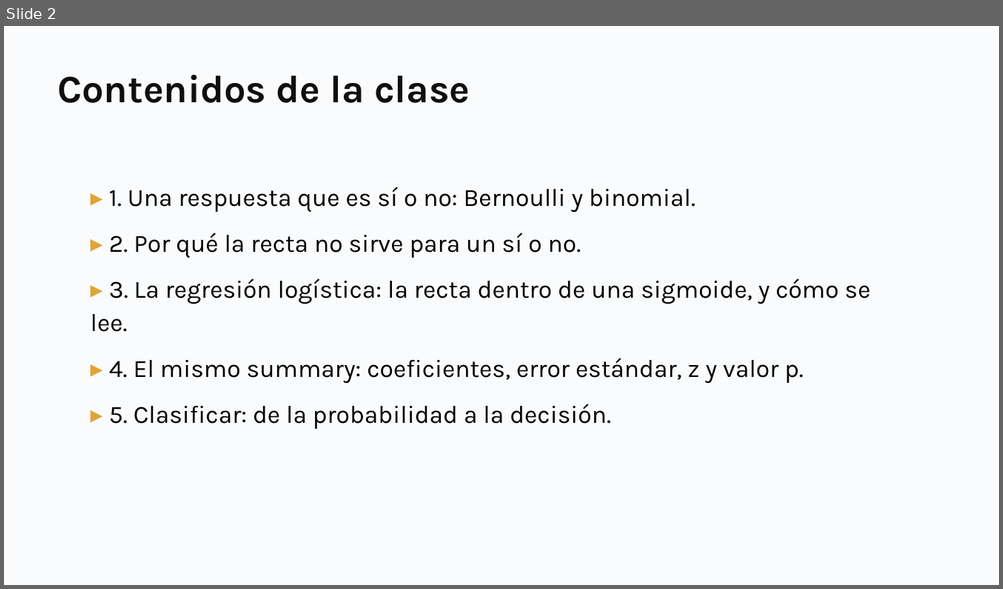
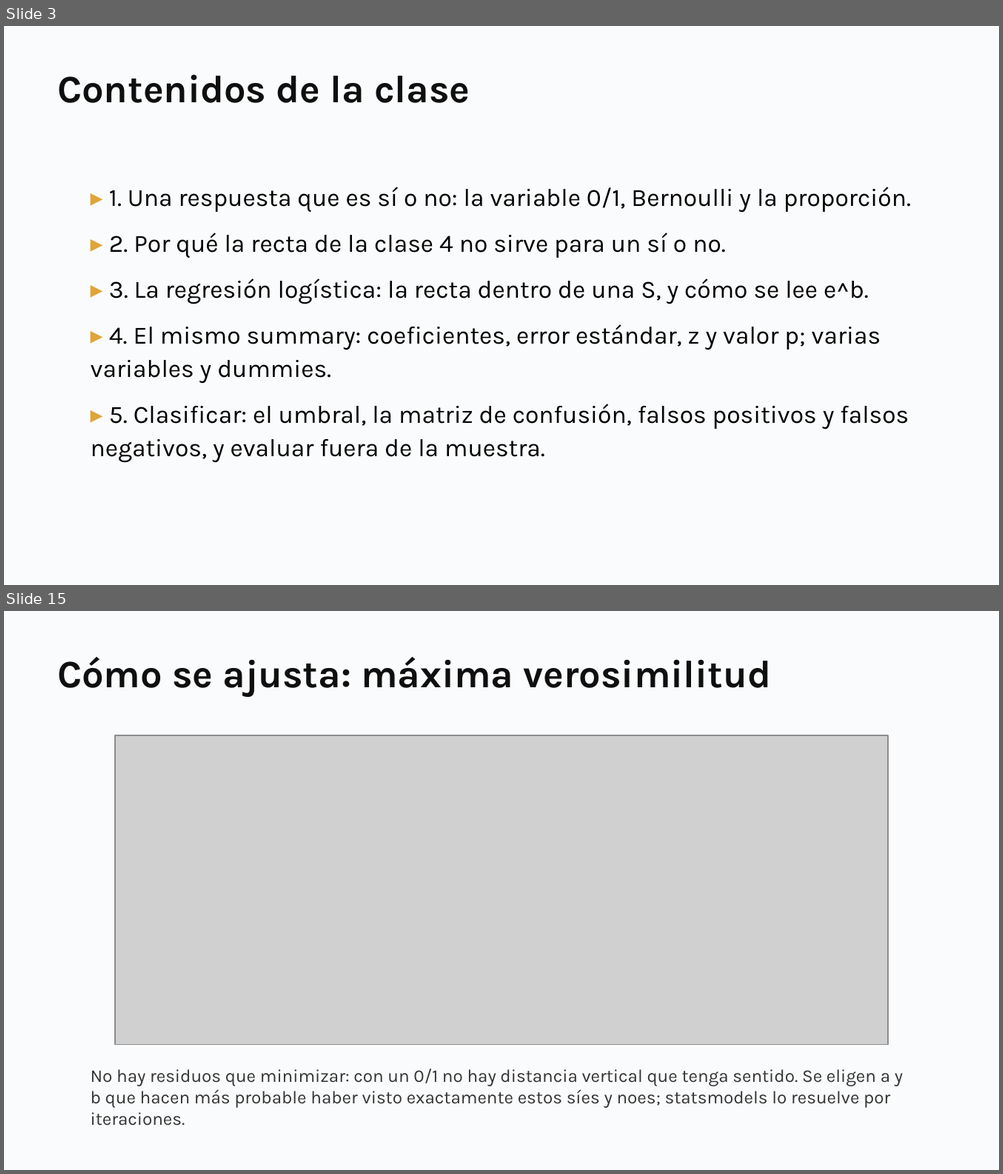
Before and after one commit to daniopitz/diplomado-cdd, a slide deck: presentaciones/clase06_regresion_logistica.pptx. Shown one above the other, each under a label of ours: slide 2 before the commit, slides 3 and 15 after it; the slides between them are not shown. The pictures are 1003x589 and 1003x1174 pixels, drawn with LibreOffice and Linux fonts; fonts in the diff are those of the drawing; grey boxes stand for pictures. Boxes give left, top, right and bottom in pixels: in the first picture for what was removed or moved away, otherwise in the second. Text is boxed around its words. In the diff, an @@ line names an element or a change of style, - is before the commit and + after.

```diff
--- a/presentaciones/clase06_regresion_logistica.pptx
+++ b/presentaciones/clase06_regresion_logistica.pptx
@@ slide 15 added at (4, 611, 999, 1170), background #FFFFFF @@
@@ rectangle added at (4, 611, 999, 1170), fill #FAFBFC @@
@@ text added at (57, 657, 771, 696), 28 pt, text #0F0F0F, bold @@
+Cómo se ajusta: máxima verosimilitud
@@ picture added at (116, 735, 888, 1045) @@
@@ text added at (91, 1068, 902, 1125), 13 pt, text #333333 @@
+No hay residuos que minimizar: con un 0/1 no hay distancia vertical que tenga sentido. Se eligen a y b que hacen más probable haber visto exactamente estos síes y noes; statsmodels lo resuelve por iteraciones.
@@ what was slide 2 is now slide 3 @@
@@ slide 3 changed as well @@
@@ text at (91, 187, 910, 463): text changed @@
-▸ 1. Una respuesta que es sí o no: Bernoulli y binomial.
-▸ 2. Por qué la recta no sirve para un sí o no.
-▸ 3. La regresión logística: la recta dentro de una sigmoide, y cómo se lee.
-▸ 4. El mismo summary: coeficientes, error estándar, z y valor p.
-▸ 5. Clasificar: de la probabilidad a la decisión.
+▸ 1. Una respuesta que es sí o no: la variable 0/1, Bernoulli y la proporción.
+▸ 2. Por qué la recta de la clase 4 no sirve para un sí o no.
+▸ 3. La regresión logística: la recta dentro de una S, y cómo se lee e^b.
+▸ 4. El mismo summary: coeficientes, error estándar, z y valor p; varias variables y dummies.
+▸ 5. Clasificar: el umbral, la matriz de confusión, falsos positivos y falsos negativos, y evaluar fuera de la muestra.
```
Also in this commit, not shown: 5 other slides changed, 31 other slides added, 5 slides removed, 7 other files.
